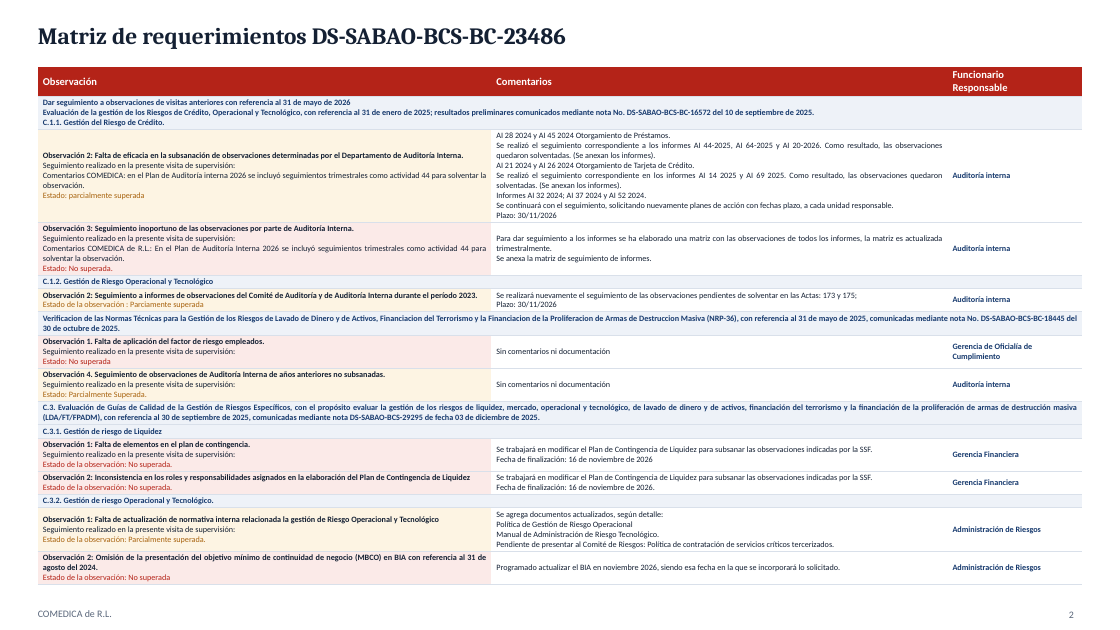
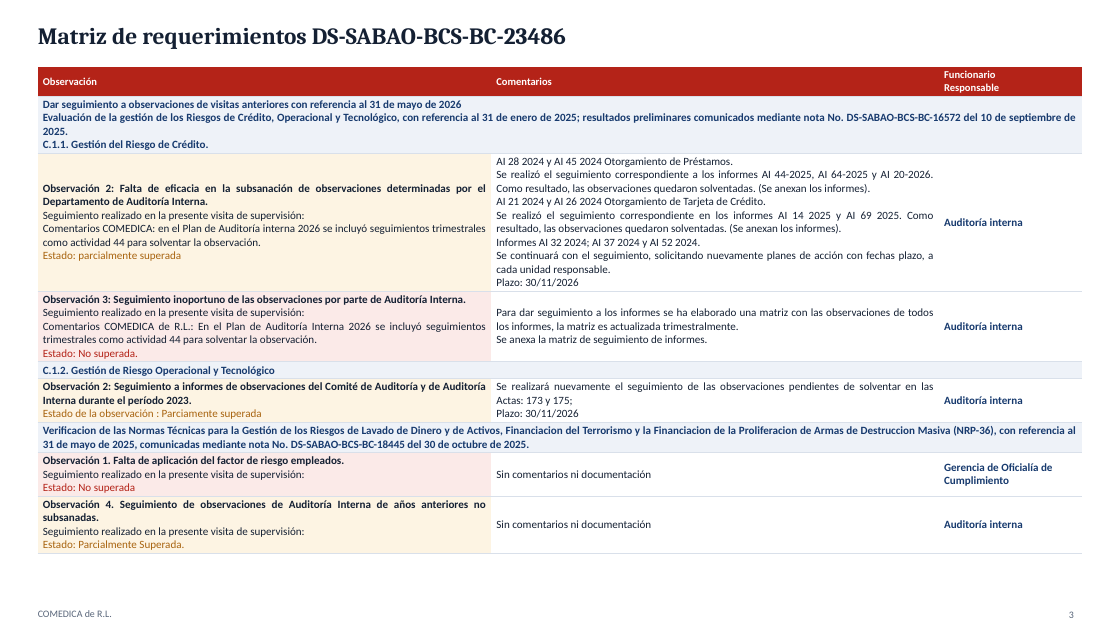
Before and after one commit to menjivar201280/riesgo, a slide deck: slide 3 of supervision-gobierno-corporativo/Matriz_Requerimientos_DS-SABAO-BCS-BC-23486.pptx (slide 2 before the commit). Drawn at 1120x630 pixels with LibreOffice and Linux fonts; fonts in the diff are those of the drawing; background and template pictures are left out. Boxes give left, top, right and bottom in pixels: in the first picture for what was removed or moved away, otherwise in the second. Text is boxed around its words. In the diff, an @@ line names an element or a change of style, - is before the commit and + after.

```diff
--- a/supervision-gobierno-corporativo/Matriz_Requerimientos_DS-SABAO-BCS-BC-23486.pptx
+++ b/supervision-gobierno-corporativo/Matriz_Requerimientos_DS-SABAO-BCS-BC-23486.pptx
@@ table at <box>38,67,1082,554</box> @@
-row 10: C.3. Evaluación de Guías de Calidad de la Gestión de Riesgos Específicos, con el propósito evaluar la gestión de los riesgos de liquidez, mercado, operacional y tecnológico, de lavado de dinero y de activos, financiación del terrorismo y la financiación de la proliferación de armas de destrucción masiva (LDA/FT/FPADM), con referencia al 30 de septiembre de 2025, comunicadas mediante nota DS-SABAO-BCS-29295 de fecha 03 de diciembre de 2025. |  | 
-row 11: C.3.1. Gestión de riesgo de Liquidez |  | 
-row 12: Observación 1: Falta de elementos en el plan de contingencia. / Seguimiento realizado en la presente visita de supervisión: / Estado de la observación: No superada. | Se trabajará en modificar el Plan de Contingencia de Liquidez para subsanar las observaciones indicadas por la SSF. / Fecha de finalización: 16 de noviembre de 2026 | Gerencia Financiera
-row 13: Observación 2: Inconsistencia en los roles y responsabilidades asignados en la elaboración del Plan de Contingencia de Liquidez / Estado de la observación: No superada. | Se trabajará en modificar el Plan de Contingencia de Liquidez para subsanar las observaciones indicadas por la SSF. / Fecha de finalización: 16 de noviembre de 2026. | Gerencia Financiera
-row 14: C.3.2. Gestión de riesgo Operacional y Tecnológico. |  | 
-row 15: Observación 1: Falta de actualización de normativa interna relacionada la gestión de Riesgo Operacional y Tecnológico / Seguimiento realizado en la presente visita de supervisión: / Estado de la observación: Parcialmente superada. | Se agrega documentos actualizados, según detalle: / Política de Gestión de Riesgo Operacional / Manual de Administración de Riesgo Tecnológico. / Pendiente de presentar al Comité de Riesgos: Política de contratación de servicios críticos tercerizados. | Administración de Riesgos
-row 16: Observación 2: Omisión de la presentación del objetivo mínimo de continuidad de negocio (MBCO) en BIA con referencia al 31 de agosto del 2024. / Estado de la observación: No superada | Programado actualizar el BIA en noviembre 2026, siendo esa fecha en la que se incorporará lo solicitado. | Administración de Riesgos
```
Also in this commit, not shown: 1 other slide changed, 2 slides added, 2 other files.
